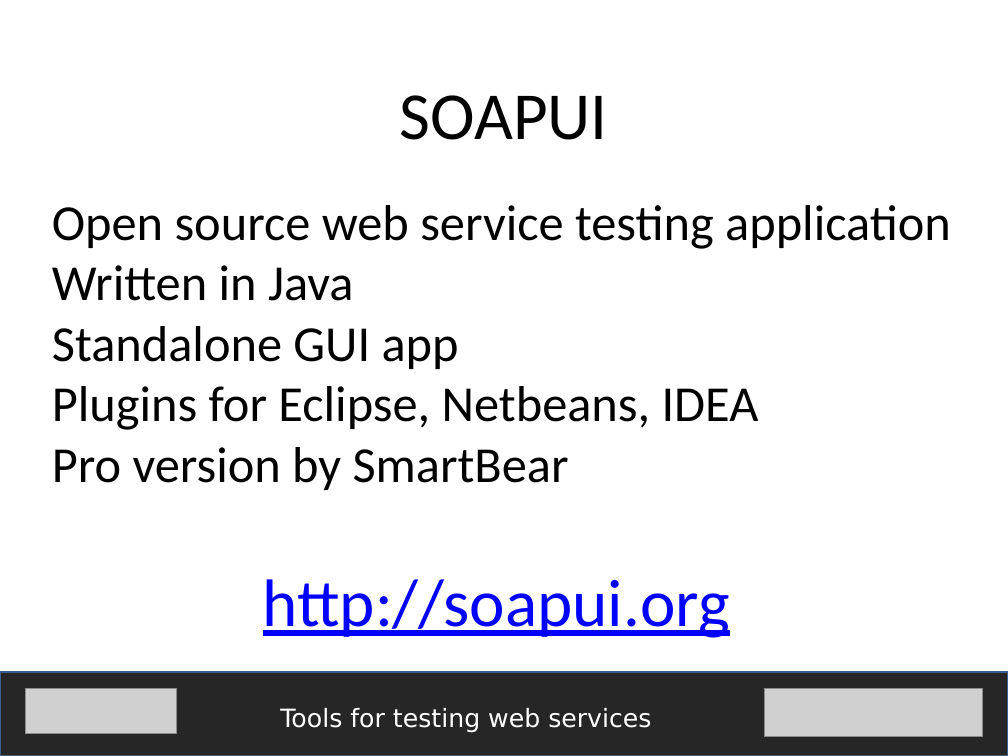
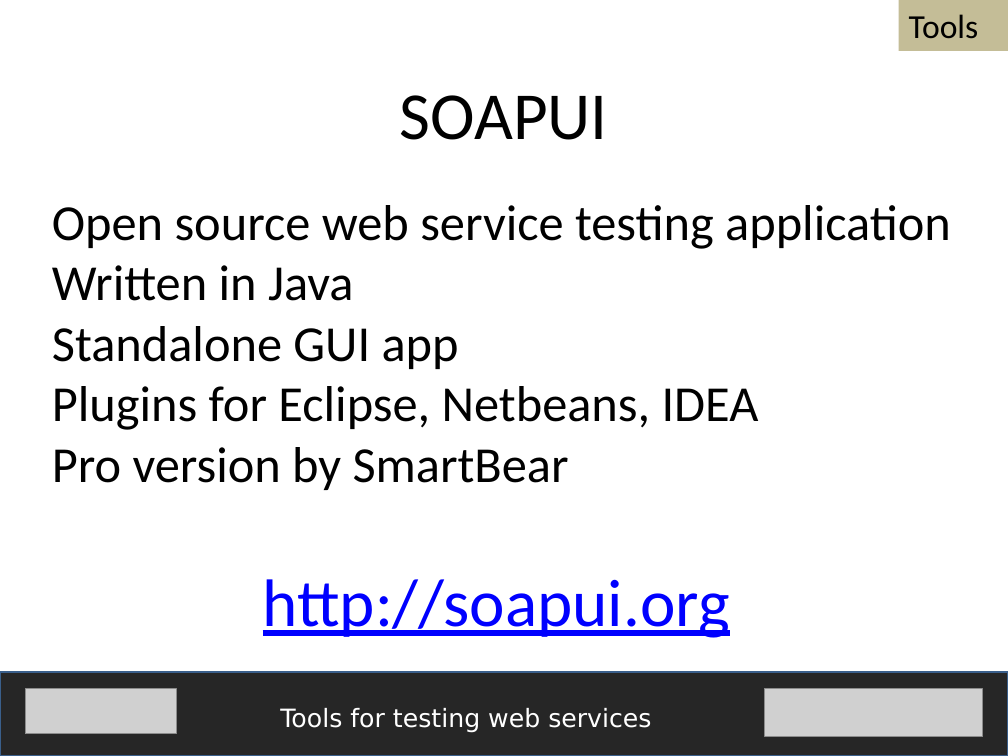
Before and after one commit to fijiaaron/testing-web-apps-and-services, a slide deck: slide 2 of presentations/Tools for testing web services.pptx. Drawn at 1008x756 pixels with LibreOffice and Linux fonts; fonts in the diff are those of the drawing; grey boxes stand for pictures. Boxes give left, top, right and bottom in pixels: in the first picture for what was removed or moved away, otherwise in the second. Text is boxed around its words. In the diff, an @@ line names an element or a change of style, - is before the commit and + after.

Commit message:
Web services explained and Tools for testing web services presentations are done

```diff
--- a/presentations/Tools for testing web services.pptx
+++ b/presentations/Tools for testing web services.pptx
@@ rectangle added at [899, 0, 1008, 50], fill #C4BD97, 24 pt, text #000000 @@
+Tools
```
Also in this commit, not shown: 1 other slide changed, 6 slides added, 6 other files.
